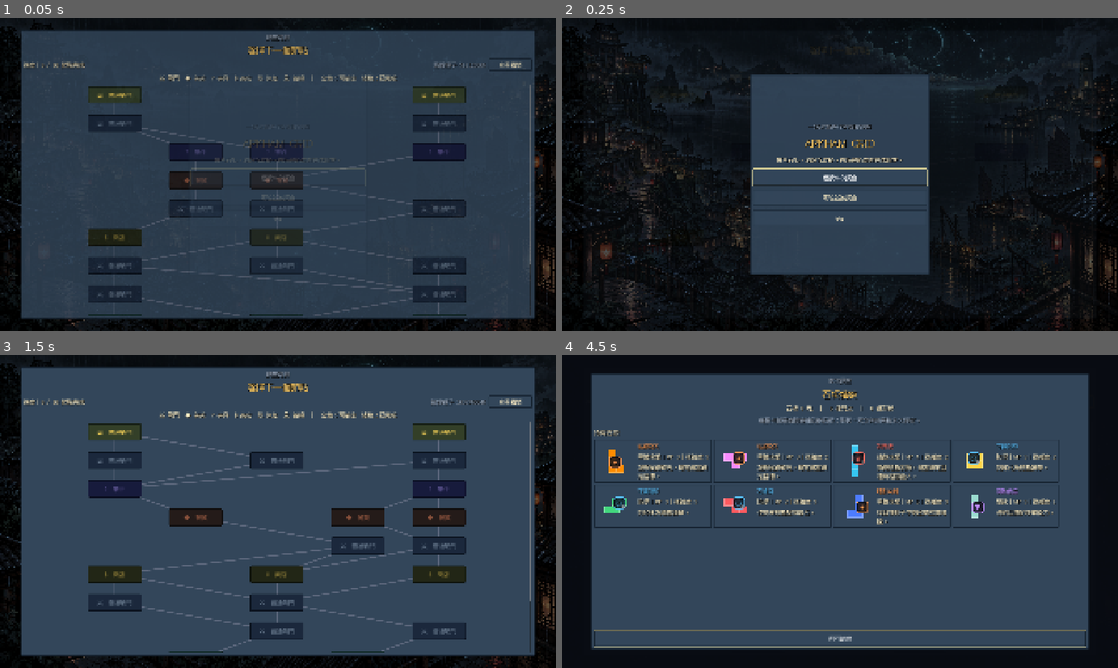
Above: before the commit, frames 1-4 (two rows, left to right).
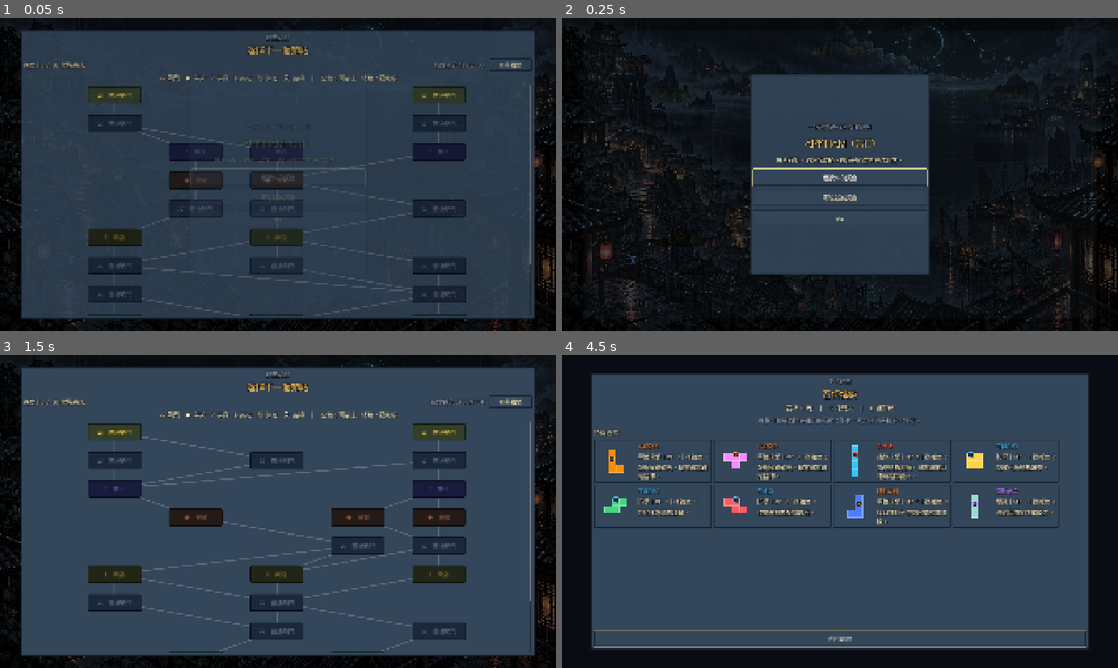
Above: after the commit, the same moments.

Repository: YM1247/arkham-grid
Game: Godot game, scene res://main.tscn
Same seed, same stepped clock (60 frames per second), same inputs: the game is played once before the commit and once after it.
Inputs:
- Up to frame 1 (0.05 s): no input
- Up to frame 2 (0.25 s): no input
- Up to frame 3 (1.5 s): click "開始新的調查" at 0.5 s; click "再次確認：放棄目前進度" at 1.25 s
- Up to frame 4 (4.5 s): click "結束回合 Enter" at 2 s; click "結束回合 Enter" at 2.75 s; click "選單 Esc" at 3.5 s; click "查看構築" at 4.25 s

The runs differ from the first frame. In frame 1, less than 0.1% of the frame differs, in the area x 4-79%, y 14-20%; in frame 2, less than 0.1%; in frame 3, 0.1%; in frame 4, 1.0%, in the area x 6-89%, y 8-54%.

Commit message:
Polish integrated battle presentation

Diff:
--- a/main.tscn
+++ b/main.tscn
@@ -23,7 +23,7 @@
 bg_color = Color(0, 0, 0, 0)
 
 [sub_resource type="StyleBoxFlat" id="StyleBoardSurface"]
-bg_color = Color(0.04, 0.08, 0.14, 0.62)
+bg_color = Color(0, 0, 0, 0)
 content_margin_left = 10.0
 content_margin_top = 6.0
 content_margin_right = 10.0
@@ -45,7 +45,16 @@
 texture = ExtResource("16_far")
 expand_mode = 1
 stretch_mode = 6
-self_modulate = Color(0.82, 0.86, 0.9, 1)
+self_modulate = Color(0.68, 0.72, 0.78, 1)
+
+[node name="BackdropGrade" type="ColorRect" parent="UILayer"]
+anchors_preset = 15
+anchor_right = 1.0
+anchor_bottom = 1.0
+grow_horizontal = 2
+grow_vertical = 2
+mouse_filter = 2
+color = Color(0.015, 0.035, 0.075, 0.2)
 
 [node name="Atmosphere" type="Control" parent="UILayer"]
 anchors_preset = 15
--- a/scenes/battle_stage_view.tscn
+++ b/scenes/battle_stage_view.tscn
@@ -1,7 +1,7 @@
 [gd_scene load_steps=4 format=3]
 
 [ext_resource type="Script" path="res://scripts/ui/battle_stage_view.gd" id="1_stage"]
-[ext_resource type="Texture2D" path="res://assets/art/characters/investigator_chibi.png" id="3_player"]
+[ext_resource type="Texture2D" path="res://assets/art/characters/investigator_chibi_opaque.png" id="3_player"]
 [ext_resource type="PackedScene" path="res://scenes/player_hud.tscn" id="4_hud"]
 
 [node name="BattleStageView" type="Control"]
@@ -14,9 +14,9 @@
 layout_mode = 1
 anchors_preset = 0
 offset_left = 190.0
-offset_top = 58.0
+offset_top = 104.0
 offset_right = 390.0
-offset_bottom = 298.0
+offset_bottom = 344.0
 texture_filter = 1
 texture = ExtResource("3_player")
 expand_mode = 1
@@ -26,9 +26,9 @@
 [node name="PlayerName" type="Label" parent="."]
 layout_mode = 1
 offset_left = 205.0
-offset_top = 32.0
+offset_top = 78.0
 offset_right = 382.0
-offset_bottom = 56.0
+offset_bottom = 102.0
 theme_override_font_sizes/font_size = 18
 text = "調查員"
 horizontal_alignment = 1
@@ -37,17 +37,17 @@
 [node name="PlayerHUD" parent="." instance=ExtResource("4_hud")]
 layout_mode = 1
 offset_left = 198.0
-offset_top = 300.0
+offset_top = 344.0
 offset_right = 386.0
-offset_bottom = 374.0
+offset_bottom = 418.0
 
 [node name="EnemyAnchor" type="Control" parent="."]
 layout_mode = 1
 anchors_preset = 0
 anchor_left = 0.25
-anchor_top = 0.12
+anchor_top = 0.24
 anchor_right = 0.92
-anchor_bottom = 0.78
+anchor_bottom = 0.96
 grow_horizontal = 2
 grow_vertical = 2
 mouse_filter = 2
--- a/scenes/enemy_card.tscn
+++ b/scenes/enemy_card.tscn
@@ -54,6 +54,15 @@
 grow_vertical = 2
 show_percentage = false
 
+[node name="ArmorOverlay" type="ColorRect" parent="VBox/HPRow"]
+anchors_preset = 12
+anchor_right = 1.0
+anchor_bottom = 1.0
+grow_horizontal = 2
+grow_vertical = 2
+color = Color(0.35, 0.8, 1, 0.82)
+mouse_filter = 2
+
 [node name="Stats" type="Label" parent="VBox/HPRow"]
 anchors_preset = 15
 anchor_right = 1.0
--- a/scenes/player_hud.tscn
+++ b/scenes/player_hud.tscn
@@ -50,6 +50,15 @@
 grow_horizontal = 2
 grow_vertical = 2
 show_percentage = false
+
+[node name="ArmorOverlay" type="ColorRect" parent="VBox/HP"]
+anchors_preset = 12
+anchor_right = 1.0
+anchor_bottom = 1.0
+grow_horizontal = 2
+grow_vertical = 2
+color = Color(0.35, 0.8, 1, 0.82)
+mouse_filter = 2
 
 [node name="Value" type="Label" parent="VBox/HP"]
 anchors_preset = 15
--- a/scripts/block.gd
+++ b/scripts/block.gd
@@ -163,27 +163,40 @@
 		"source_block": self
 	}
 
-	# --- 預覽圖 ---
-	var preview_wrapper = Control.new()
-	var visual_content = Control.new()
-	for child in get_children():
-		if child.has_meta("shape_visual"):
-			var dup = child.duplicate()
-			dup.mouse_filter = Control.MOUSE_FILTER_IGNORE
-			visual_content.add_child(dup)
-
-	visual_content.modulate.a = 1
-
-	# 【修改】預覽圖的位置也要修正
-	# at_position 是滑鼠在 Block 裡的位置 (包含偏移)
-	# 我們要把 visual_content 往回推，讓滑鼠對準抓取點
-	visual_content.position = -at_position
-
-	preview_wrapper.add_child(visual_content)
+	# 手牌可能為了側欄縮小；拖曳時重新以棋盤的原始格尺寸繪製，
+	# 避免沿用手牌縮放後的格子與符文尺寸。
+	var preview_wrapper := _build_drag_preview(at_position, grab_offset)
 	set_drag_preview(preview_wrapper)
 	_set_shape_visible(false)
 
 	return data_packet
+
+
+func _build_drag_preview(at_position: Vector2, grab_offset: Vector2i) -> Control:
+	var wrapper := Control.new()
+	var selected_render_position := Vector2(grab_offset - render_min_cell) * render_stride + render_origin
+	var within_selected := Vector2(0.5, 0.5)
+	if render_cell_size.x > 0.0 and render_cell_size.y > 0.0:
+		within_selected = (at_position - selected_render_position) / render_cell_size
+		within_selected.x = clampf(within_selected.x, 0.0, 1.0)
+		within_selected.y = clampf(within_selected.y, 0.0, 1.0)
+	var full_stride := CELL_SIZE + Vector2(SPACING, SPACING)
+	var cursor_offset := within_selected * CELL_SIZE
+	for cell_pos in block_data.cells:
+		var cell_position := Vector2(cell_pos - grab_offset) * full_stride - cursor_offset
+		var rect := ColorRect.new()
+		rect.position = cell_position
+		rect.size = CELL_SIZE
+		rect.color = block_data.color
+		rect.mouse_filter = Control.MOUSE_FILTER_IGNORE
+		wrapper.add_child(rect)
+		if block_data.spell != null and cell_pos == block_data.effect_cell:
+			var rune: Control = SpellRuneBadgeScript.new()
+			rune.position = cell_position + Vector2(3, 3)
+			rune.size = CELL_SIZE - Vector2(6, 6)
+			rune.configure(block_data.spell)
+			wrapper.add_child(rune)
+	return wrapper
 
 func _set_shape_visible(is_visible: bool) -> void:
 	for child in get_children():
--- a/scripts/ui/battle_stage_view.gd
+++ b/scripts/ui/battle_stage_view.gd
@@ -1,7 +1,7 @@
 class_name BattleStageView
 extends Control
 
-const PLAYER_ART := "res://assets/art/characters/investigator_chibi.png"
+const PLAYER_ART := "res://assets/art/characters/investigator_chibi_opaque.png"
 
 @onready var player_art: TextureRect = $PlayerArt
 @onready var player_name_label: Label = $PlayerName
--- a/scripts/ui/enemy_card.gd
+++ b/scripts/ui/enemy_card.gd
@@ -7,6 +7,7 @@
 @onready var target_marker: Label = $VBox/Header/TargetMarker
 @onready var portrait: TextureRect = $VBox/Portrait
 @onready var hp_bar: ProgressBar = $VBox/HPRow/HP
+@onready var armor_overlay: ColorRect = $VBox/HPRow/ArmorOverlay
 @onready var stats_label: Label = $VBox/HPRow/Stats
 @onready var intent_label: Label = $VBox/Intent
 @onready var status_label: Label = $VBox/Status
@@ -42,6 +43,7 @@
 	name_label.text = entity.entity_name
 	hp_bar.max_value = maxi(entity.max_hp, 1)
 	hp_bar.value = entity.hp
+	_update_armor_overlay(entity.hp, entity.armor, entity.max_hp)
 	stats_label.text = "%d / %d%s" % [entity.hp, entity.max_hp, "　護盾 %d" % entity.armor if entity.armor > 0 else ""]
 	var status := entity.get_status_summary()
 	status_label.text = "狀態｜%s" % ("無" if status.is_empty() else status)
@@ -58,6 +60,17 @@
 	modulate = Color(0.45, 0.45, 0.45) if entity.is_dead else Color.WHITE
 	_selected = selected and not entity.is_dead
 	queue_redraw()
+
+
+func _update_armor_overlay(hp: int, armor: int, maximum: int) -> void:
+	armor_overlay.visible = armor > 0 and maximum > 0
+	if not armor_overlay.visible:
+		return
+	var hp_edge := clampf(float(hp) / float(maximum), 0.0, 1.0)
+	armor_overlay.anchor_left = clampf(hp_edge - float(armor) / float(maximum), 0.0, hp_edge)
+	armor_overlay.anchor_right = hp_edge
+	armor_overlay.offset_left = 0.0
+	armor_overlay.offset_right = 0.0
 
 
 func _draw() -> void:
--- a/scripts/ui/player_hud.gd
+++ b/scripts/ui/player_hud.gd
@@ -5,6 +5,7 @@
 @onready var armor_label: Label = $VBox/Header/Armor
 @onready var hp_bar: ProgressBar = $VBox/HP/Bar
 @onready var hp_value: Label = $VBox/HP/Value
+@onready var armor_overlay: ColorRect = $VBox/HP/ArmorOverlay
 @onready var sanity_bar: ProgressBar = $VBox/Sanity/Bar
 @onready var sanity_value: Label = $VBox/Sanity/Value
 @onready var mp_bar: ProgressBar = $VBox/MP/Bar
@@ -26,6 +27,8 @@
 	name_label.text = entity.entity_name
 	armor_label.text = "護盾 %d" % entity.armor
 	_set_bar(hp_bar, hp_value, entity.hp, entity.max_hp)
+	_update_armor_overlay(armor_overlay, entity.hp, entity.armor, entity.max_hp)
+	hp_value.text = "%d / %d%s" % [entity.hp, entity.max_hp, "　盾 %d" % entity.armor if entity.armor > 0 else ""]
 	_set_bar(sanity_bar, sanity_value, entity.sanity, entity.max_sanity)
 	_set_bar(mp_bar, mp_value, mp, max_mp)
 	var statuses: Array[String] = []
@@ -53,3 +56,16 @@
 	style.bg_color = color
 	style.set_corner_radius_all(5)
 	bar.add_theme_stylebox_override("fill", style)
+
+
+func _update_armor_overlay(overlay: ColorRect, hp: int, armor: int, maximum: int) -> void:
+	if overlay == null:
+		return
+	overlay.visible = armor > 0 and maximum > 0
+	if not overlay.visible:
+		return
+	var hp_edge := clampf(float(hp) / float(maximum), 0.0, 1.0)
+	overlay.anchor_left = clampf(hp_edge - float(armor) / float(maximum), 0.0, hp_edge)
+	overlay.anchor_right = hp_edge
+	overlay.offset_left = 0.0
+	overlay.offset_right = 0.0
--- a/scripts/ui/spell_rune_badge.gd
+++ b/scripts/ui/spell_rune_badge.gd
@@ -14,7 +14,6 @@
 
 func _ready() -> void:
 	mouse_filter = Control.MOUSE_FILTER_IGNORE
-	custom_minimum_size = Vector2(46, 46)
 	_ensure_labels()
 	_refresh_labels()
 	queue_redraw()
@@ -62,13 +61,13 @@
 	if _glyph_label == null:
 		return
 	_glyph_label.text = glyph
-	_glyph_label.add_theme_font_size_override("font_size", maxi(24, int(minf(size.x, size.y) * 0.58)))
+	_glyph_label.add_theme_font_size_override("font_size", maxi(10, int(minf(size.x, size.y) * 0.58)))
 	_glyph_label.add_theme_color_override("font_color", accent_color)
 	_glyph_label.add_theme_color_override("font_shadow_color", Color(0, 0, 0, 0.95))
 	_glyph_label.add_theme_constant_override("shadow_offset_x", 2)
 	_glyph_label.add_theme_constant_override("shadow_offset_y", 2)
 	_corner_label.text = corner_marker
-	_corner_label.add_theme_font_size_override("font_size", 11)
+	_corner_label.add_theme_font_size_override("font_size", maxi(7, int(minf(size.x, size.y) * 0.26)))
 	_corner_label.add_theme_color_override("font_color", Color.WHITE)
 
 
@@ -76,8 +75,8 @@
 	var style := StyleBoxFlat.new()
 	style.bg_color = Color(0.035, 0.045, 0.07, 0.92)
 	style.border_color = accent_color
-	style.set_border_width_all(3)
-	style.set_corner_radius_all(9)
+	style.set_border_width_all(2 if minf(size.x, size.y) < 34.0 else 3)
+	style.set_corner_radius_all(maxi(3, int(minf(size.x, size.y) * 0.2)))
 	return style
 
 
--- a/scripts/ui/ui_theme_factory.gd
+++ b/scripts/ui/ui_theme_factory.gd
@@ -27,6 +27,8 @@
 	theme.set_color("font_focus_color", "Button", Color.WHITE)
 	theme.set_color("font_color", "TooltipLabel", text)
 	theme.set_color("font_shadow_color", "Label", Color(0, 0, 0, 0.7))
+	theme.set_color("font_outline_color", "Label", Color(0.01, 0.02, 0.04, 0.94))
+	theme.set_constant("outline_size", "Label", 3)
 	theme.set_constant("shadow_offset_x", "Label", 2)
 	theme.set_constant("shadow_offset_y", "Label", 2)
 	theme.set_constant("separation", "VBoxContainer", int(spacing.get("sm", 10)))
@@ -41,6 +43,9 @@
 		theme.set_font("font", "CheckButton", pixel_font)
 		theme.set_font("font", "OptionButton", pixel_font)
 		theme.set_font("font", "ProgressBar", pixel_font)
+	for type in ["Button", "CheckButton", "OptionButton", "ProgressBar"]:
+		theme.set_color("font_outline_color", type, Color(0.01, 0.02, 0.04, 0.94))
+		theme.set_constant("outline_size", type, 2)
 
 	theme.set_stylebox("panel", "PanelContainer", _box(panel, border, radius, border_width, 10))
 	theme.set_stylebox("panel", "TooltipPanel", _box(panel, accent, radius, 1, 8))
--- a/tests/test_runner.gd
+++ b/tests/test_runner.gd
@@ -822,6 +822,7 @@
 	enemies[2].add_armor(3)
 	presenter.render(label, enemies, 0, func(_index: int): pass)
 	_expect(presenter.get_card_instance_ids() == before, "五敵人數值更新不應重建卡片")
+	_expect(presenter._cards[2].armor_overlay.visible and presenter._cards[2].armor_overlay.anchor_right > presenter._cards[2].armor_overlay.anchor_left, "敵人護盾應以可見區段疊在 HP 條上")
 	enemies[0].take_damage(10)
 	presenter.render(label, enemies, 1, func(_index: int): pass)
 	_expect(presenter.get_card_instance_ids().size() == 5, "死亡敵人應留在原隊形播放淡出，避免其他敵人卡突然位移")
@@ -844,8 +845,29 @@
 	root.add_child(block)
 	var data := BlockData.new()
 	data.id = "drag_test"
-	data.cells = [Vector2i.ZERO]
+	data.cells = [Vector2i.ZERO, Vector2i(0, 1), Vector2i(0, 2), Vector2i(0, 3)]
+	data.effect_cell = Vector2i(0, 1)
+	var spell := BattleItem.new()
+	spell.spell_name = "拖曳測試"
+	spell.category_glyph = "✦"
+	data.spell = spell
 	block.set_data(data)
+	var hand_rune: SpellRuneBadge = null
+	for child in block.get_children():
+		if child is SpellRuneBadge:
+			hand_rune = child
+	_expect(hand_rune != null and hand_rune.size.x < 40.0, "手牌縮放時咒文符文應跟隨格子等比例縮小")
+	var full_preview := block._build_drag_preview(block.render_origin + block.render_cell_size * 0.5, Vector2i.ZERO)
+	var preview_cell: ColorRect = null
+	var preview_rune: SpellRuneBadge = null
+	for child in full_preview.get_children():
+		if child is ColorRect and preview_cell == null:
+			preview_cell = child
+		elif child is SpellRuneBadge:
+			preview_rune = child
+	_expect(preview_cell != null and preview_cell.size == Block.CELL_SIZE, "拖曳預覽應恢復棋盤使用的原始格子尺寸")
+	_expect(preview_rune != null and preview_rune.size == Block.CELL_SIZE - Vector2(6, 6), "拖曳預覽的咒文符文應恢復原尺寸並留在效果格內")
+	full_preview.free()
 	block._set_shape_visible(false)
 	var source_hidden := true
 	for child in block.get_children():
--- a/tools/capture_ui.gd
+++ b/tools/capture_ui.gd
@@ -19,14 +19,20 @@
 	if system_menu != null and mode != "title":
 		system_menu.hide_menu()
 	var run_manager := main.get_node("RunManager") as RunManager
-	if mode in ["battle", "battle_action", "reward"] and run_manager != null and not run_manager.run_state.available_node_ids.is_empty():
+	if mode in ["battle", "battle_action", "battle_armor", "reward"] and run_manager != null and not run_manager.run_state.available_node_ids.is_empty():
 		run_manager.select_map_node(run_manager.run_state.available_node_ids[0])
 		for _frame in range(3):
 			await process_frame
-		if mode in ["battle", "battle_action"]:
+		if mode in ["battle", "battle_action", "battle_armor"]:
 			var battle_manager := main.get_node("BattleManager")
 			battle_manager.start_encounter(run_manager.enemies.slice(0, 5))
 			for _frame in range(3):
+				await process_frame
+			if mode == "battle_armor":
+				battle_manager.player.add_armor(14)
+				if not battle_manager.enemies.is_empty():
+					battle_manager.enemies[0].add_armor(8)
+				battle_manager._update_all_status_labels()
 				await process_frame
 			if mode == "battle_action":
 				battle_manager.end_player_turn()
Binary file added: assets/art/characters/investigator_chibi_opaque.png
Not shown, added: assets/art/characters/investigator_chibi_opaque.png.import
Not shown, changed: Codex/TODO.md
Not shown, changed: docs/ART_V2_PROVENANCE.md
Not shown, changed: docs/DEVELOPMENT_LOG.md
